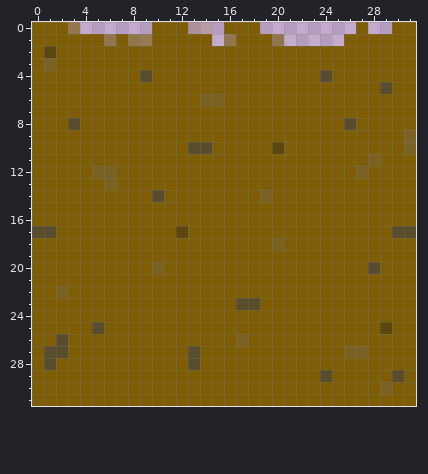
Pixel-art sprite: src/flapping/img/floor.png. This is how it looked before the edit.
The file is 32x32 pixels.
Once edited:
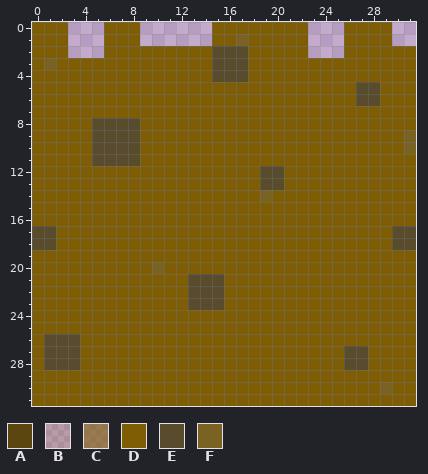
Palette (. is transparent): A #5b4610  B #7e5d0431  C #7e5d049b  D #7e5d04  E #584c2d  F #7a6223
Commit: flapping:Add new characters and make floor more pixel-y
From old to new:
Colour D now appears in row 0 at x 6 to 8, 15, 19 to 22, 26 and 28 to 29; in row 1 at x 15 and 21 to 22.
The author changed colour A to colour D in row 2 at x 1; in row 10 at x 20; in row 17 at x 12; in row 25 at x 29.
The author changed colour C to colour D in row 1 at x 6, 8, 16 and 20.
The author changed colour E to colour D in row 4 at x 9 and 24; in row 5 at x 29; in row 8 at x 3 and 26; in row 10 at x 13 to 14; in row 14 at x 10; in row 20 at x 28.
The author changed colour E to colour D in row 23 at x 17 to 18; in row 25 at x 5; in rows 27 to 28 at x 13; in row 29 at x 24 and 30.
The author changed colour F to colour D in row 6 at x 14 to 15; in row 11 at x 28; in row 12 at x 5 to 6 and 27; in row 13 at x 6; in row 18 at x 20; in row 22 at x 2.
The author changed colour F to colour D in row 26 at x 17.
The author changed colour D to colour E in rows 2 to 4 at x 15 to 17; in rows 5 to 6 at x 27 to 28; in rows 8 to 11 at x 5 to 8; in rows 12 to 13 at x 19 to 20; in row 18 at x 0 to 1 and 30 to 31; in rows 21 to 23 at x 13 to 15.
The author changed colour D to colour E in row 26 at x 1 and 3; in row 27 at x 3; in row 28 at x 2 to 3 and 26 to 27.
The author changed colour F to colour E in row 27 at x 26 to 27.
The author changed colour D to colour F in row 1 at x 17.
Colour B is gone in row 0 at x 13 to 14.
Colour C is gone in row 0 at x 3; in row 1 at x 9.
Colour D is gone in row 0 at x 10 to 12 and 30 to 31; in row 1 at x 3 to 5, 10 to 14 and 30 to 31; in row 2 at x 3 to 5 and 23 to 25.
Changed places in both pictures, as pixel boxes (x1, y1, x2, y2):
changed: (44, 22, 416, 238)
changed: (32, 238, 104, 370)
changed: (188, 238, 284, 370)
changed: (368, 238, 416, 274)
changed: (320, 322, 404, 382)
